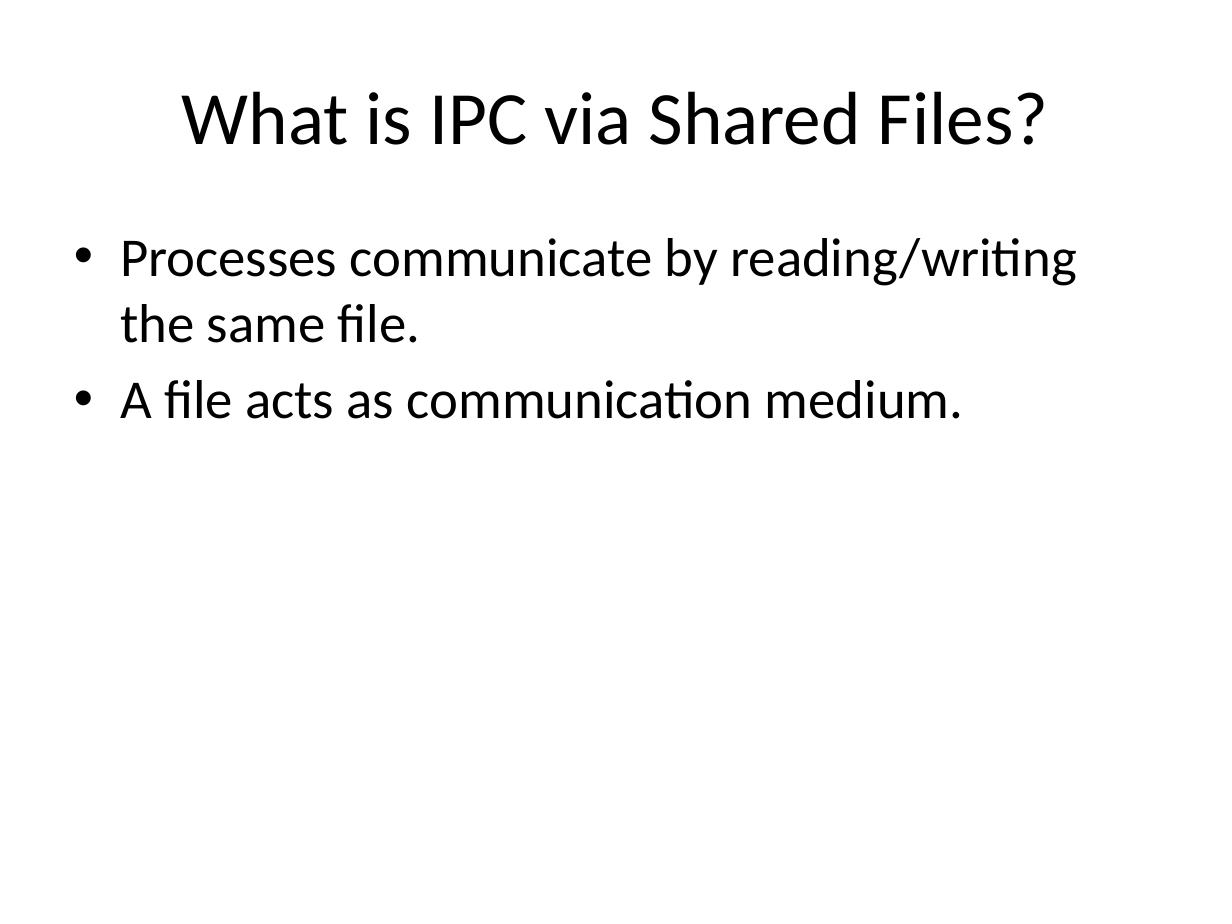
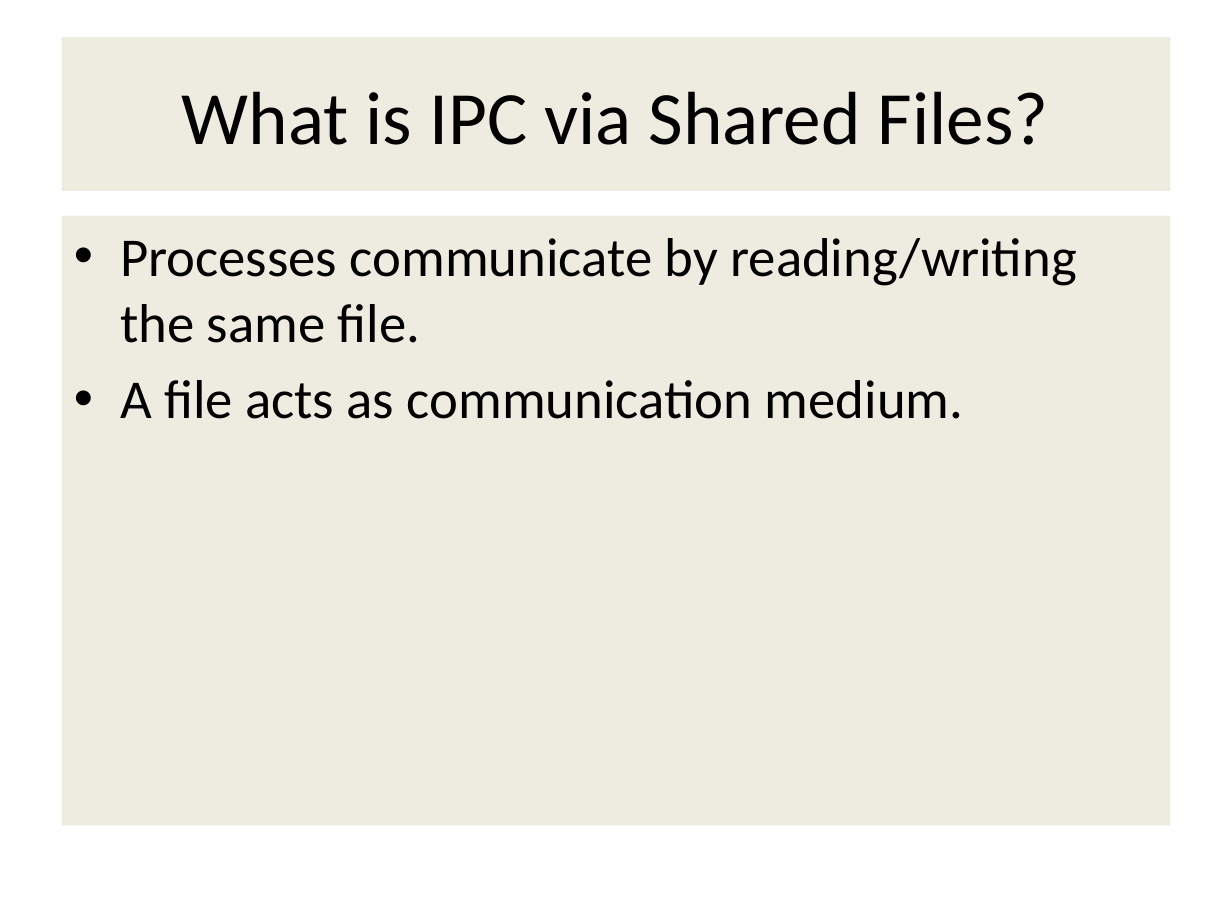
Before and after one commit to Aurshia/Inter-process-communication, a slide deck: slide 7 of IPC via shared files.pptx. Drawn at 1232x924 pixels with LibreOffice and Linux fonts; fonts in the diff are those of the drawing. Boxes give left, top, right and bottom in pixels: in the first picture for what was removed or moved away, otherwise in the second. Text is boxed around its words. In the diff, an @@ line names an element or a change of style, - is before the commit and + after.

```diff
--- a/IPC via shared files.pptx
+++ b/IPC via shared files.pptx
@@ title "What is IPC via Shared ...": place and size @@
-title "What is IPC via Shared ..." at (182, 91, 1049, 145)
+title "What is IPC via Shared ..." at (62, 37, 1170, 191)
@@ title "What is IPC via Shared ..." at (62, 37, 1170, 191): fill none to #EEECE1 @@
@@ text "Processes communicate by reading/writing the ...": place and size @@
-text "Processes communicate by reading/writing the ..." at (120, 238, 1076, 419)
+text "Processes communicate by reading/writing the ..." at (62, 216, 1170, 825)
@@ text "Processes communicate by reading/writing the ..." at (62, 216, 1170, 825): fill none to #EEECE1 @@
```
Also in this commit, not shown: 13 other slides changed.
